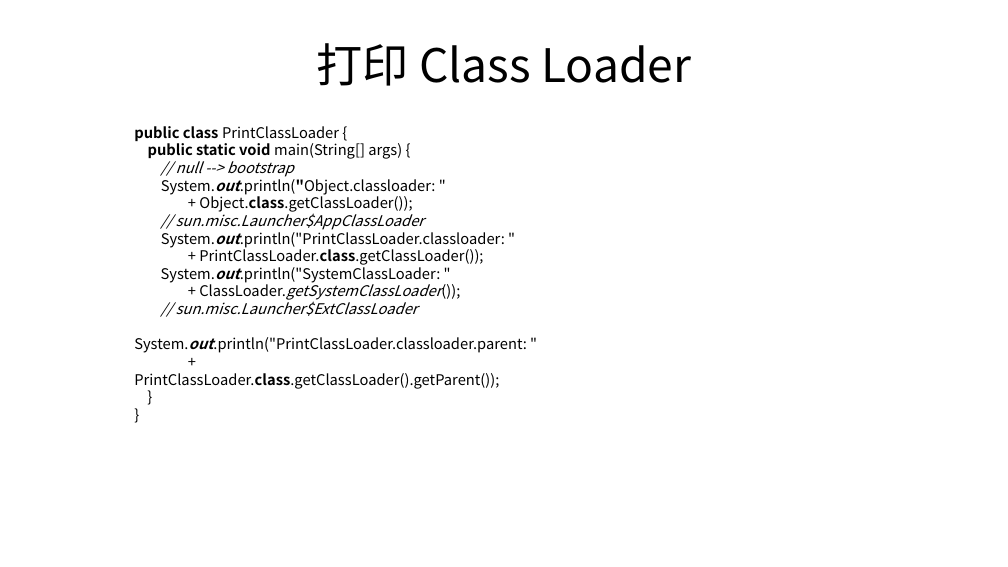
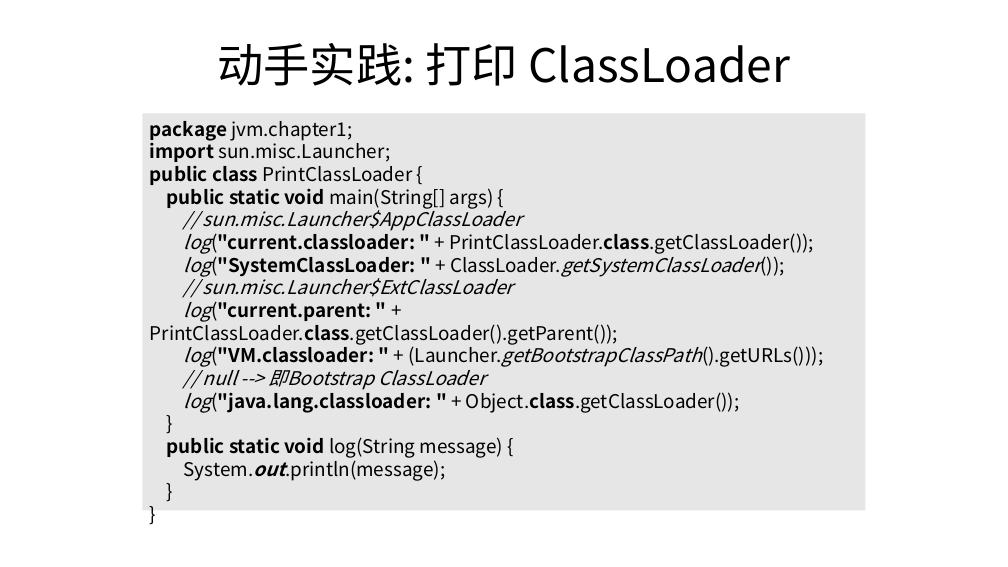
Before and after one commit to cncounter/translation, a slide deck: slide 41 of tiemao_2019/25_jvm_toc/01.JVM体系结构概述.pptx (slide 16 before the commit). Drawn at 1008x567 pixels with LibreOffice and Linux fonts; fonts in the diff are those of the drawing. Boxes give left, top, right and bottom in pixels: in the first picture for what was removed or moved away, otherwise in the second. Text is boxed around its words. In the diff, an @@ line names an element or a change of style, - is before the commit and + after.

```diff
--- a/tiemao_2019/25_jvm_toc/01.JVM体系结构概述.pptx
+++ b/tiemao_2019/25_jvm_toc/01.JVM体系结构概述.pptx
@@ title at [217, 43, 790, 86]: text changed @@
-打印 Class Loader
+动手实践: 打印 ClassLoader
@@ rectangle "package jvm.chapter1; import sun.misc.Launcher; public ...": place and size @@
-rectangle "package jvm.chapter1; import sun.misc.Launcher; public ..." at [134, 126, 526, 389]
+rectangle "package jvm.chapter1; import sun.misc.Launcher; public ..." at [142, 113, 866, 510]
@@ rectangle "package jvm.chapter1; import sun.misc.Launcher; public ..." at [142, 113, 866, 510]: fill none to #E7E6E6 @@
@@ text in rectangle at [150, 121, 823, 481]: text changed; size 14 to 18 pt @@
-public class PrintClassLoader {
-public static void main(String[] args) {
-// null --> bootstrap
-System.out.println("Object.classloader: "
-+ Object.class.getClassLoader());
-// sun.misc.Launcher$AppClassLoader
-System.out.println("PrintClassLoader.classloader: "
-+ PrintClassLoader.class.getClassLoader());
-System.out.println("SystemClassLoader: "
-+ ClassLoader.getSystemClassLoader());
-// sun.misc.Launcher$ExtClassLoader
-System.out.println("PrintClassLoader.classloader.parent: "
-+ PrintClassLoader.class.getClassLoader().getParent());
-}
-}
+package jvm.chapter1;
+import sun.misc.Launcher;
+public class PrintClassLoader {
+public static void main(String[] args) {
+// sun.misc.Launcher$AppClassLoader
+log("current.classloader: " + PrintClassLoader.class.getClassLoader());
+log("SystemClassLoader: " + ClassLoader.getSystemClassLoader());
+// sun.misc.Launcher$ExtClassLoader
+log("current.parent: " + PrintClassLoader.class.getClassLoader().getParent());
+log("VM.classloader: " + (Launcher.getBootstrapClassPath().getURLs()));
+// null --> 即Bootstrap ClassLoader
+log("java.lang.classloader: " + Object.class.getClassLoader());
+}
+public static void log(String message) {
+System.out.println(message);
+}
+}
```
Also in this commit, not shown: 15 other slides changed, 26 slides added, 11 slides removed, 5 other files.
